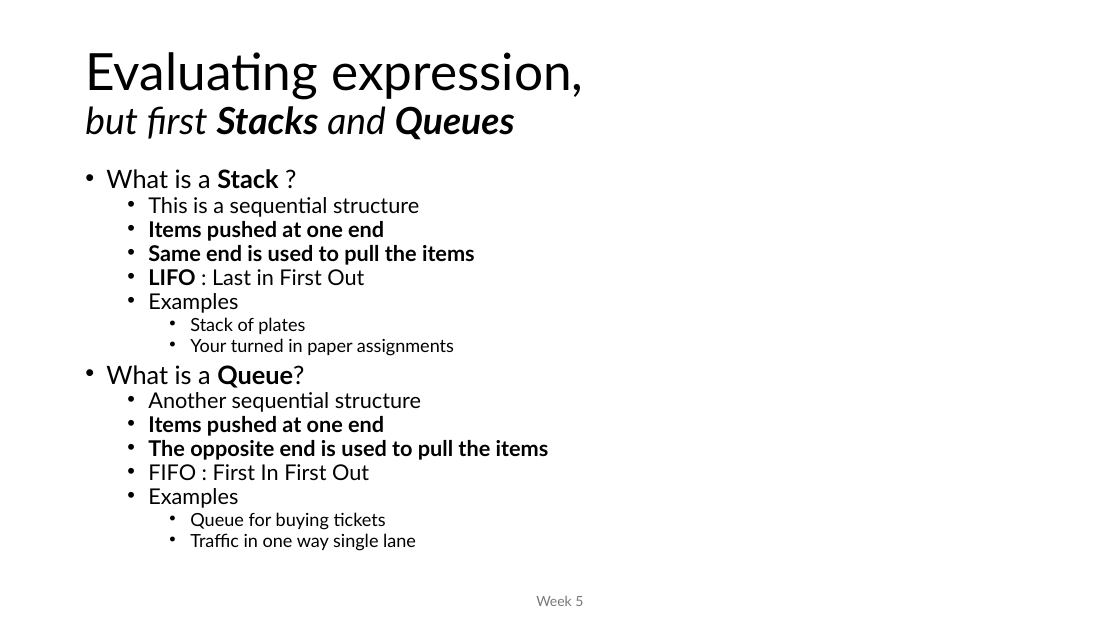
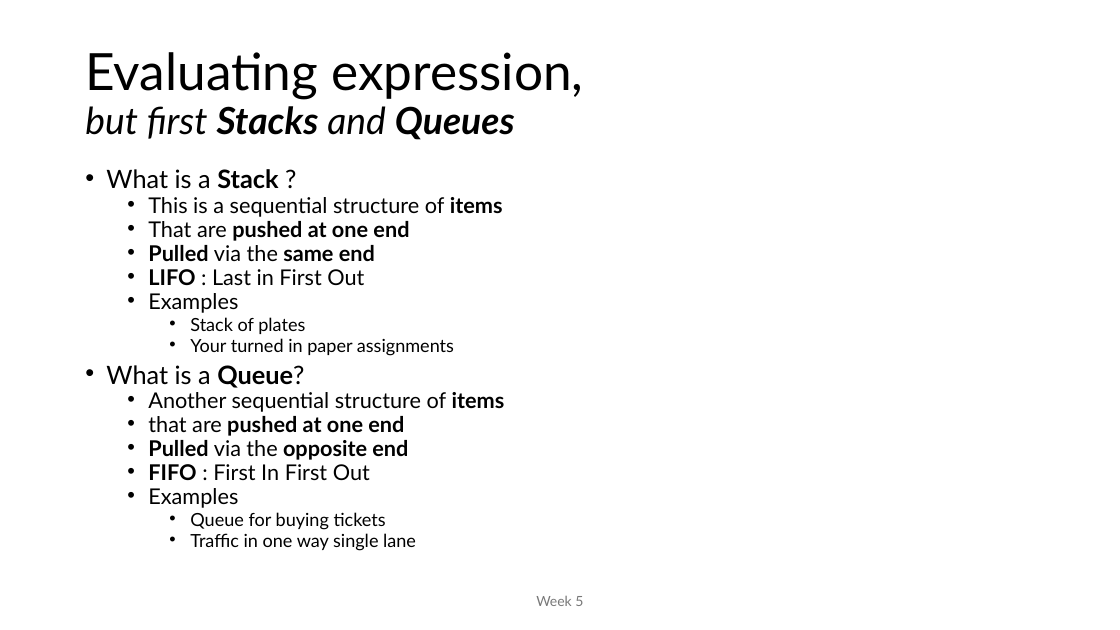
Before and after one commit to MoklaEducation/ems_winter_2025_acsl101, a slide deck: slide 31 of all/ExploringCSConceptsViaACSLCompetitions_all.pptx. Drawn at 1120x630 pixels with LibreOffice and Linux fonts; fonts in the diff are those of the drawing. Boxes give left, top, right and bottom in pixels: in the first picture for what was removed or moved away, otherwise in the second. Text is boxed around its words. In the diff, an @@ line names an element or a change of style, - is before the commit and + after.

```diff
--- a/all/ExploringCSConceptsViaACSLCompetitions_all.pptx
+++ b/all/ExploringCSConceptsViaACSLCompetitions_all.pptx
@@ text at <box>148,197,503,261</box>: text changed; bold off @@
-  • This is a sequential structure
-  • Items pushed at one end
-  • Same end is used to pull the items
+  • This is a sequential structure of items
+  • That are pushed at one end
+  • Pulled via the same end
@@ text at <box>148,392,505,460</box>: text changed; bold off @@
-  • Another sequential structure
-  • Items pushed at one end
-  • The opposite end is used to pull the items
+  • Another sequential structure of items
+  • that are pushed at one end
+  • Pulled via the opposite end
@@ text at <box>148,464,370,480</box>: bold on in "FIFO" @@
```
Also in this commit, not shown: 9 other slides changed, 1 other file.
